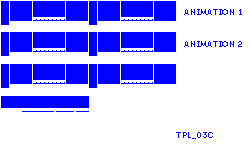
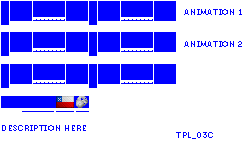
The second 250px x 168px image is a revision of the first. Changes to its layers:
added group "purchase" with 3 layers above "text" over [left=56, top=96, right=88, bottom=108]
added layer "flag" in group "purchase" over [left=56, top=96, right=74, bottom=108]
added layer "steam_icon" in group "purchase" over [left=76, top=96, right=88, bottom=108]
added layer "blue_purchase" in group "purchase" over [left=56, top=96, right=88, bottom=108]
moved "text" above "blue" over [left=2, top=96, right=88, bottom=131]
added layer "description here" in group "text" over [left=2, top=125, right=86, bottom=131]
renamed "Layer 1" to "blue", painted on it over [left=56, top=96, right=88, bottom=108]